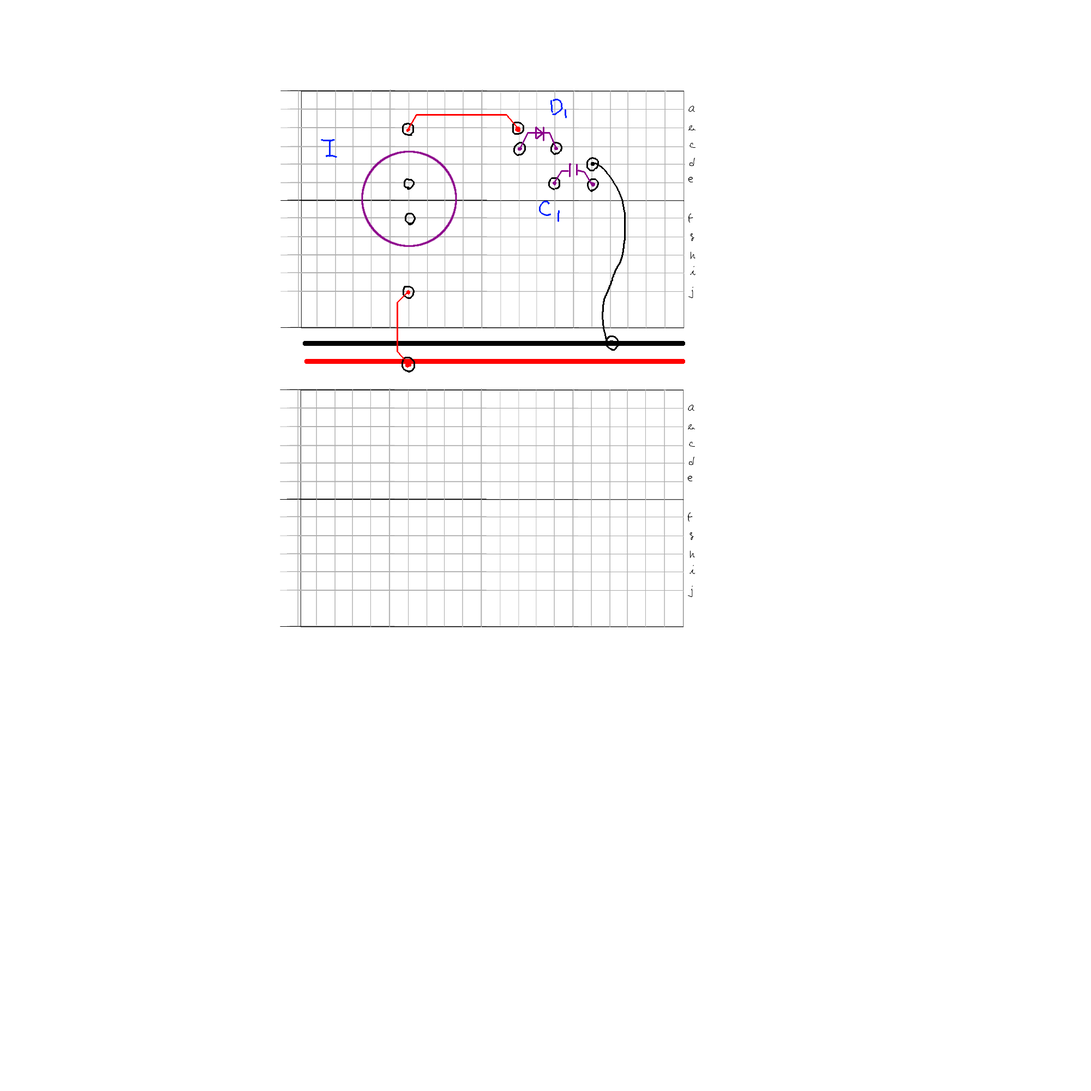
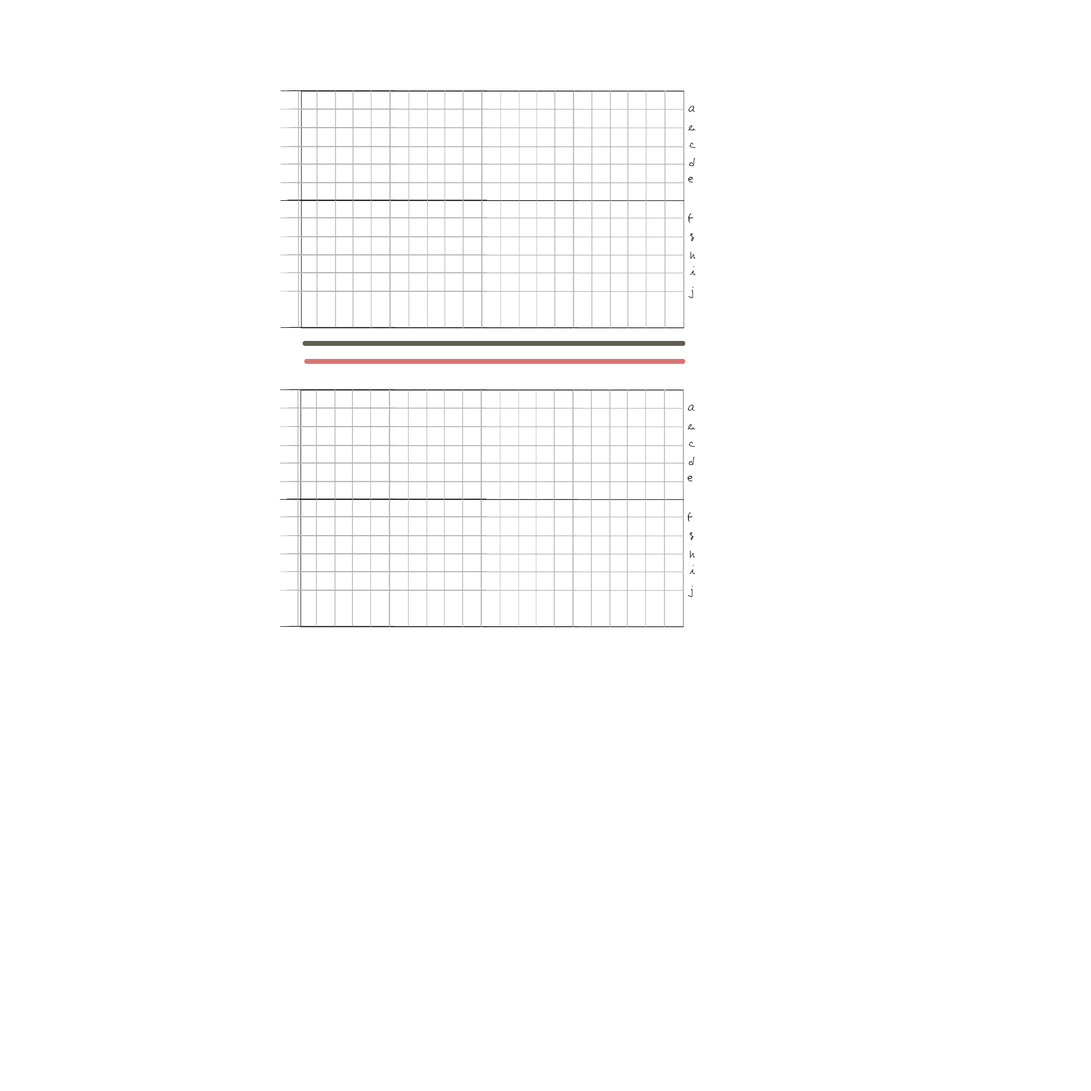
Layered file, before and after one edit (1091×1091). Changes by layer:
painted on "memos" over (x1=320, y1=98, x2=568, y2=223)
painted on "L4_parts" over (x1=361, y1=126, x2=596, y2=248)
painted on "L3_connections" over (x1=396, y1=114, x2=626, y2=368)
painted on "holes" over (x1=401, y1=121, x2=619, y2=373)
painted on "L1_BB" over (x1=302, y1=341, x2=686, y2=365)
